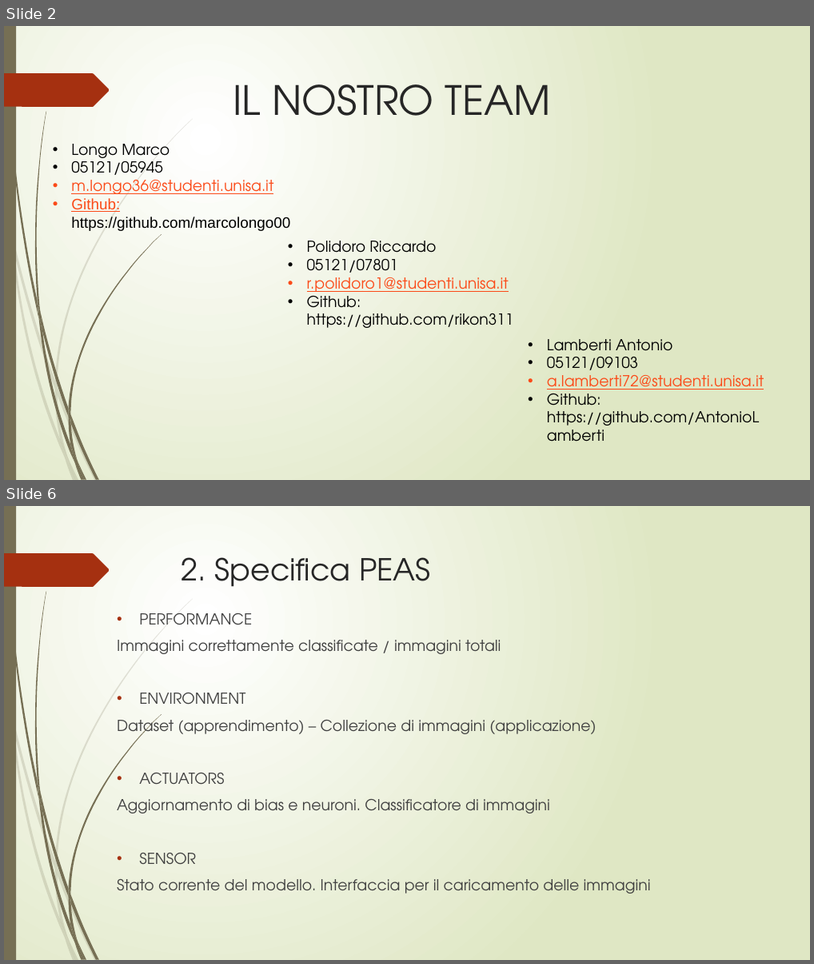
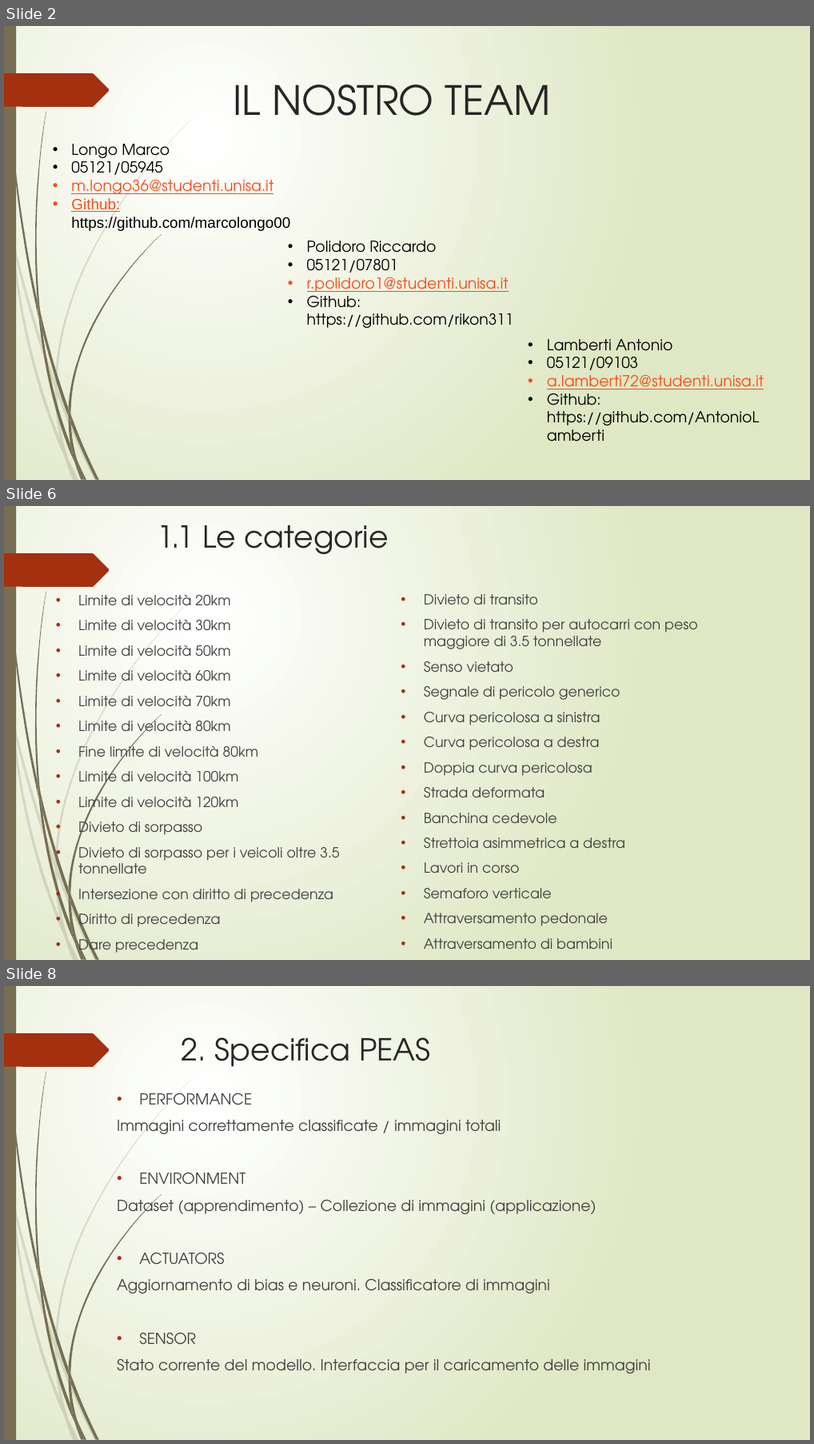
Before and after one commit to fpalomba/Segnali-Stradali, a slide deck: documentazione/Presentazione fia.pptx. Shown one above the other, each under a label of ours: slides 2 and 6 before the commit, slides 2, 6 and 8 after it; the slides between them are not shown. The pictures are 814x964 and 814x1444 pixels, drawn with LibreOffice and Linux fonts; fonts in the diff are those of the drawing. Boxes give left, top, right and bottom in pixels: in the first picture for what was removed or moved away, otherwise in the second. Text is boxed around its words. In the diff, an @@ line names an element or a change of style, - is before the commit and + after.

```diff
--- a/documentazione/Presentazione fia.pptx
+++ b/documentazione/Presentazione fia.pptx
@@ slide 6 added at [4, 506, 810, 960], background gradient #FFFFFF to #DFE8C4; not listed: 24 template elements that a slide beside it also shows @@
@@ title added at [157, 525, 389, 554], 36 pt, text #262626 @@
+1.1 Le categorie
@@ text added at [78, 595, 339, 956], 16.6 pt, text #404040 @@
+• Limite di velocità 20km
+• Limite di velocità 30km
+• Limite di velocità 50km
+• Limite di velocità 60km
+• Limite di velocità 70km
+• Limite di velocità 80km
+• Fine limite di velocità 80km
+• Limite di velocità 100km
+• Limite di velocità 120km
+• Divieto di sorpasso
+• Divieto di sorpasso per i veicoli oltre 3.5 tonnellate
+• Intersezione con diritto di precedenza
+• Diritto di precedenza
+• Dare precedenza
+• Stop
@@ text added at [424, 594, 698, 948], 16.6 pt, text #404040 @@
+• Divieto di transito
+• Divieto di transito per autocarri con peso maggiore di 3.5 tonnellate
+• Senso vietato
+• Segnale di pericolo generico
+• Curva pericolosa a sinistra
+• Curva pericolosa a destra
+• Doppia curva pericolosa
+• Strada deformata
+• Banchina cedevole
+• Strettoia asimmetrica a destra
+• Lavori in corso
+• Semaforo verticale
+• Attraversamento pedonale
+• Attraversamento di bambini
+• Attraversamento di biciclette
@@ what was slide 6 is now slide 8 @@
```
Also in this commit, not shown: 6 slides changed, 2 other slides added, 1 other file.
